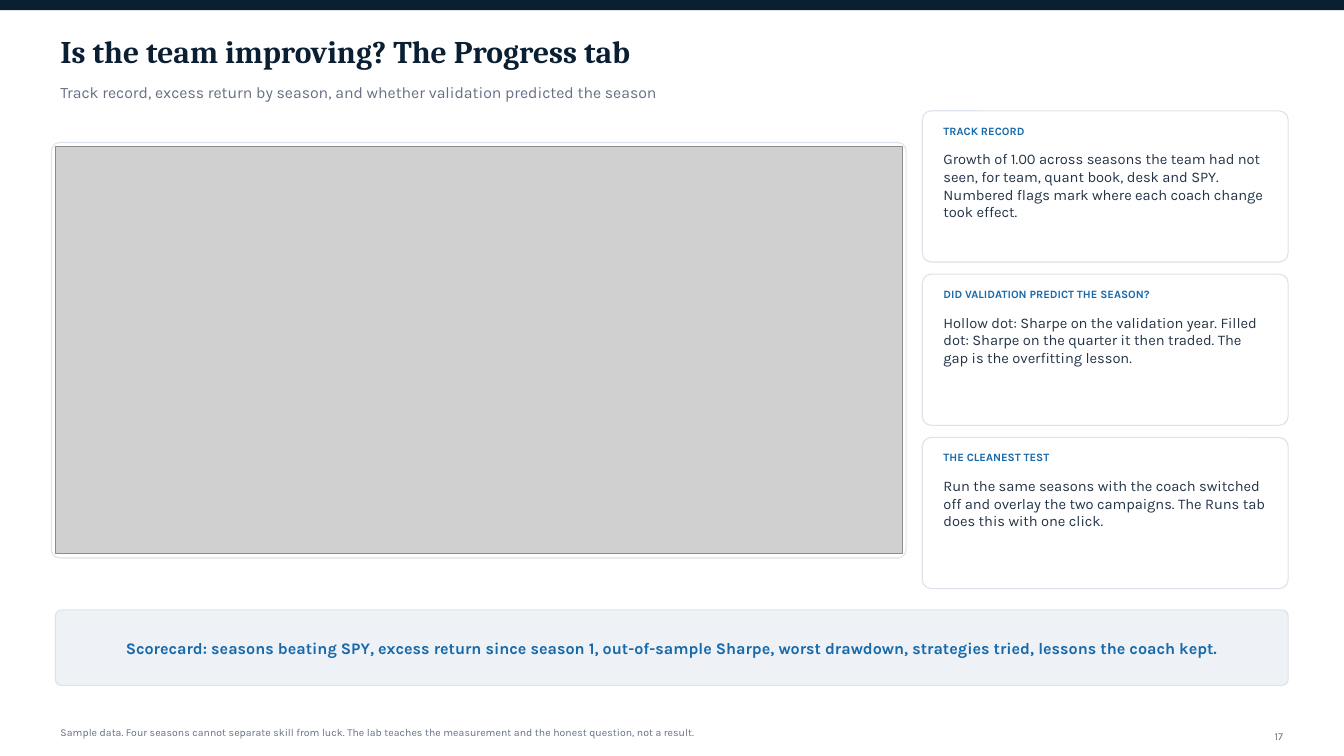
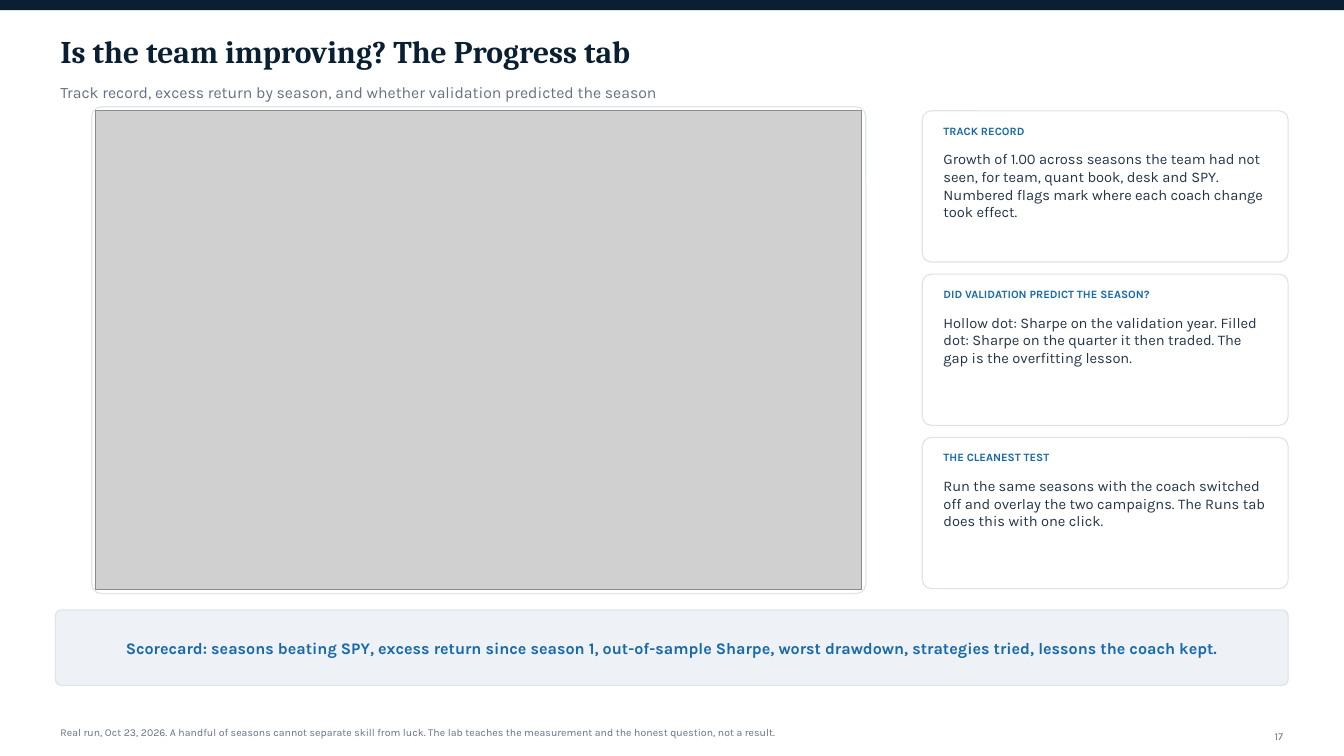
Before and after one commit to jimkliew/aiInvesting, a slide deck: slide 17 of docs/slides/aiInvesting-slides.pptx. Drawn at 1344x756 pixels with LibreOffice and Linux fonts; fonts in the diff are those of the drawing; grey boxes stand for pictures. Boxes give left, top, right and bottom in pixels: in the first picture for what was removed or moved away, otherwise in the second. Text is boxed around its words. In the diff, an @@ line names an element or a change of style, - is before the commit and + after.

Commit message:
Recorded 6-season run, live screenshots, rebuilt slides with real results; coach told which personas are active

```diff
--- a/docs/slides/aiInvesting-slides.pptx
+++ b/docs/slides/aiInvesting-slides.pptx
@@ rounded rectangle: place and size @@
-rounded rectangle at <box>51,142,906,558</box>
+rounded rectangle at <box>92,107,866,594</box>
@@ picture: place and size @@
-picture at <box>55,146,902,554</box>
+picture at <box>96,111,862,590</box>
@@ text at <box>60,729,775,739</box>: text changed @@
-Sample data. Four seasons cannot separate skill from luck. The lab teaches the measurement and the honest question, not a result.
+Real run, Oct 23, 2026. A handful of seasons cannot separate skill from luck. The lab teaches the measurement and the honest question, not a result.
```
Also in this commit, not shown: 8 other slides changed, 1 slide added, 51 other files.
